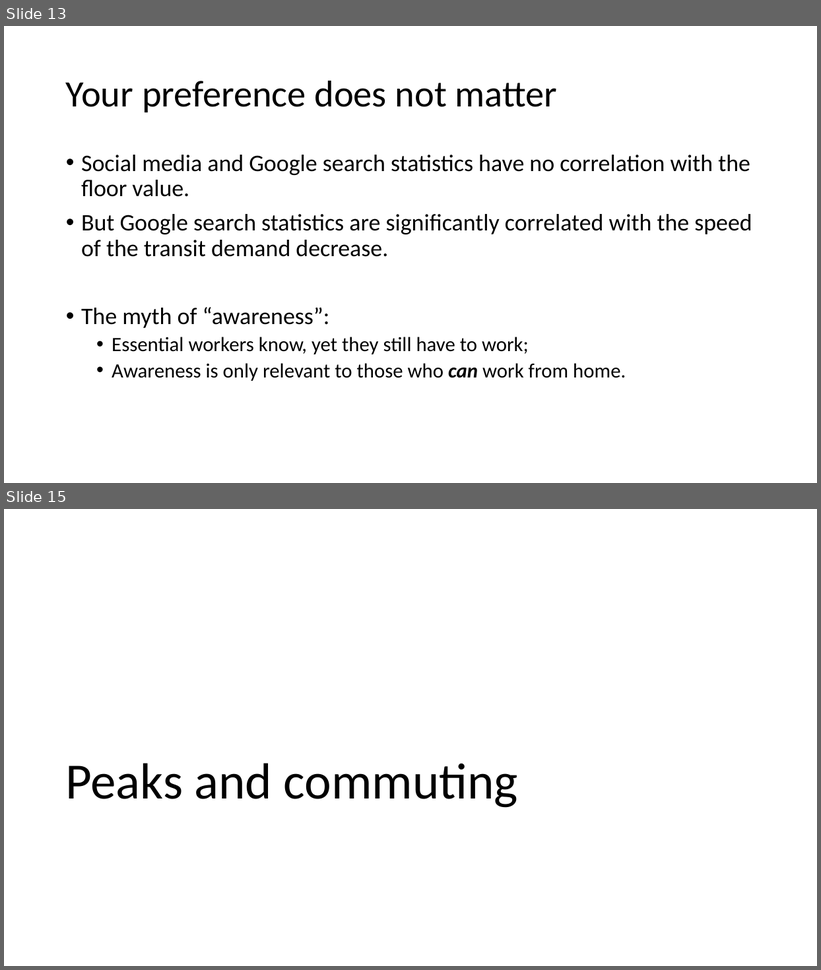
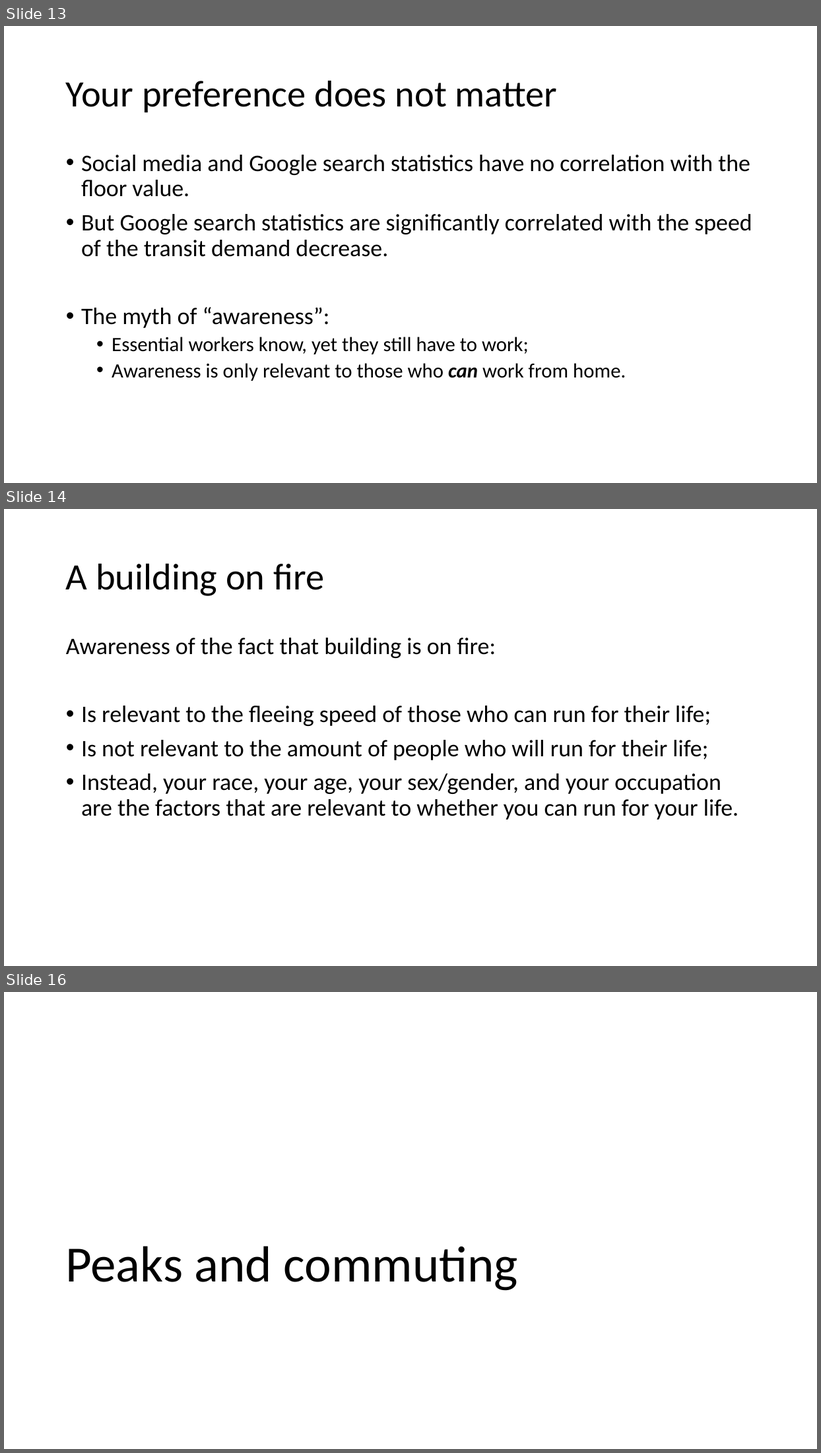
Before and after one commit to luyuliu/COVID-Transit-Demand, a slide deck: doc/pre_results.pptx. Shown one above the other, each under a label of ours: slides 13 and 15 before the commit, slides 13, 14 and 16 after it; the slides between them are not shown. The pictures are 821x970 and 821x1453 pixels, drawn with LibreOffice and Linux fonts; fonts in the diff are those of the drawing. Boxes give left, top, right and bottom in pixels: in the first picture for what was removed or moved away, otherwise in the second. Text is boxed around its words. In the diff, an @@ line names an element or a change of style, - is before the commit and + after.

```diff
--- a/doc/pre_results.pptx
+++ b/doc/pre_results.pptx
@@ slide 14 added at [4,509,817,966], background #FFFFFF @@
@@ title added at [66,563,324,596], 44 pt, text #000000 @@
+A building on fire
@@ text added at [66,638,739,820], 28 pt, text #000000 @@
+Awareness of the fact that building is on fire:
+• Is relevant to the fleeing speed of those who can run for their life;
+• Is not relevant to the amount of people who will run for their life;
+• Instead, your race, your age, your sex/gender, and your occupation are the factors that are relevant to whether you can run for your life.
@@ what was slide 15 is now slide 16 @@
```
Also in this commit, not shown: 1 slide changed, 1 other slide added, 1 other file.
